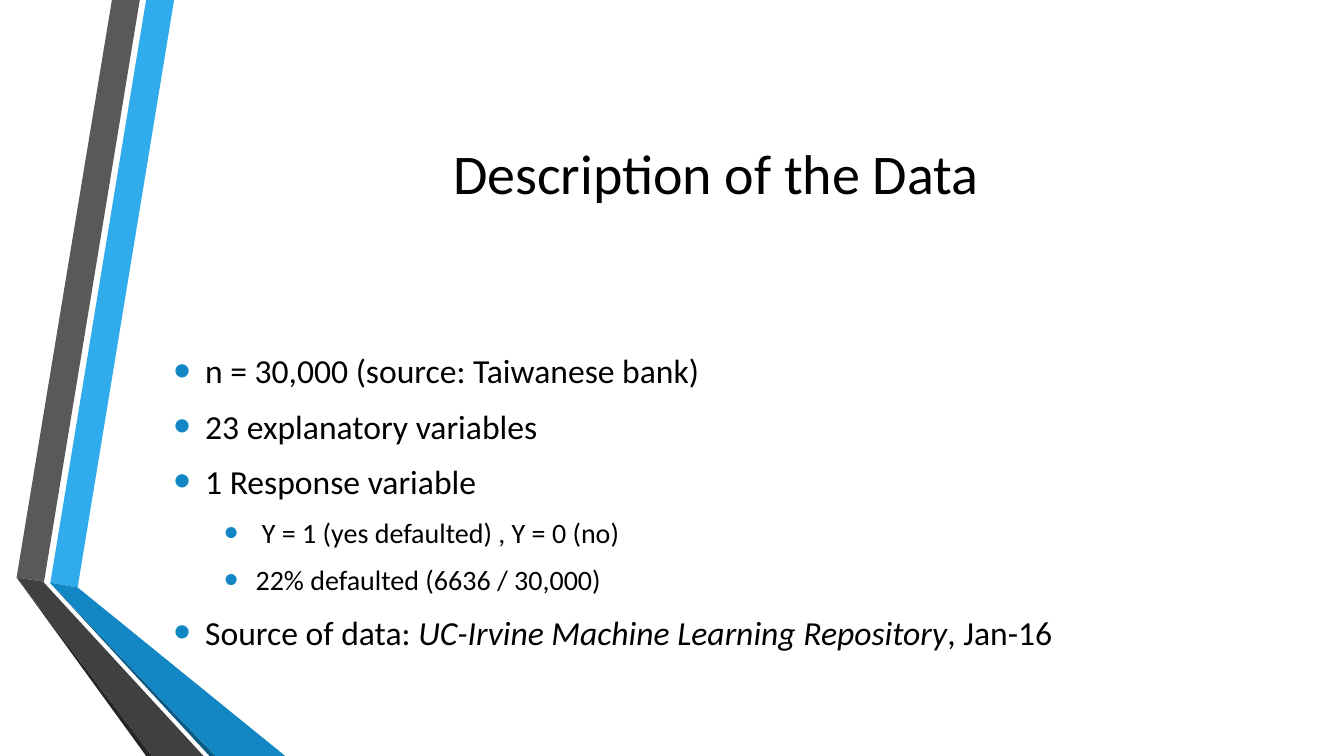
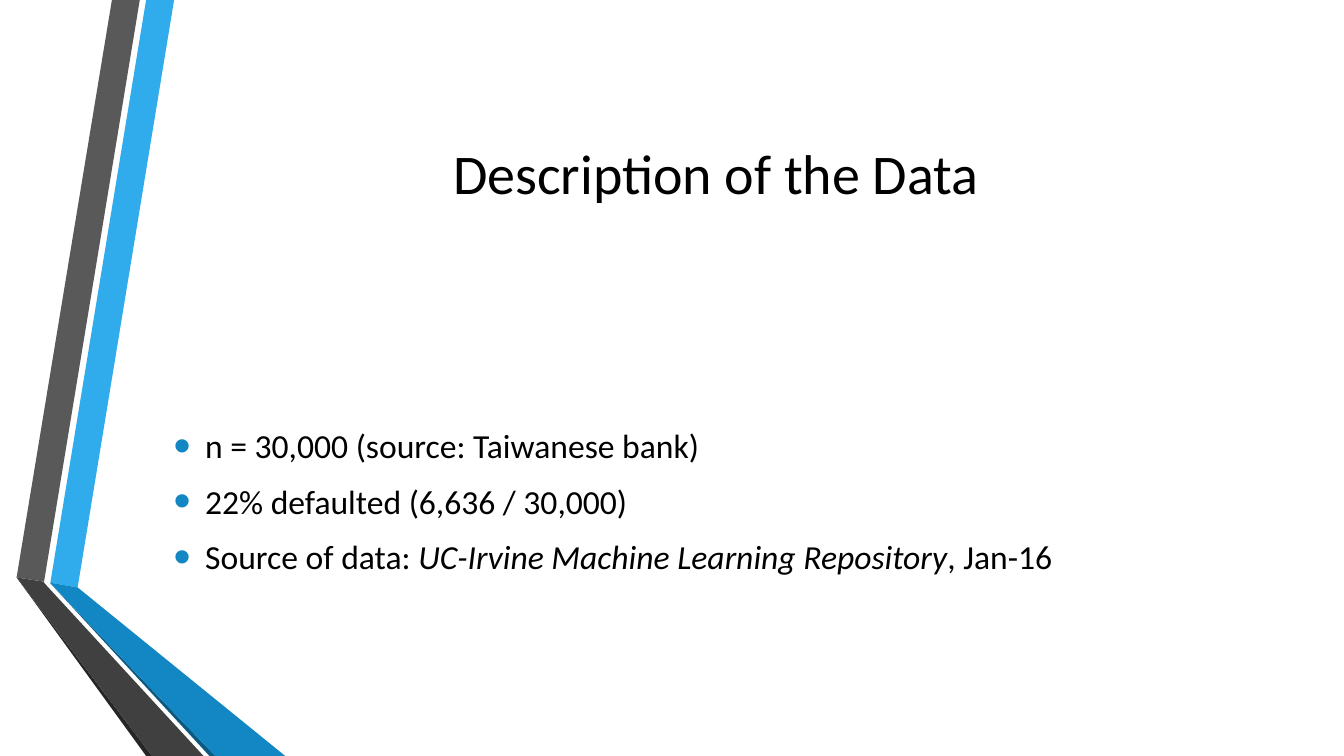
Before and after one commit to jb08/credit_card_default_ML, a slide deck: slide 2 of Predicting_Credit_Card_defaults.pptx. Drawn at 1344x756 pixels with LibreOffice and Linux fonts; fonts in the diff are those of the drawing; background and template pictures are left out. Boxes give left, top, right and bottom in pixels: in the first picture for what was removed or moved away, otherwise in the second. Text is boxed around its words. In the diff, an @@ line names an element or a change of style, - is before the commit and + after.

```diff
--- a/Predicting_Credit_Card_defaults.pptx
+++ b/Predicting_Credit_Card_defaults.pptx
@@ text at [205, 489, 627, 519]: text changed; size 20 to 24 pt @@
-• 23 explanatory variables
-• 1 Response variable
-  • Y = 1 (yes defaulted) , Y = 0 (no)
-  • 22% defaulted (6636 / 30,000)
+• 22% defaulted (6,636 / 30,000)
```
Also in this commit, not shown: 5 other slides changed, 3 slides added, 1 slide removed, 2 other files.
